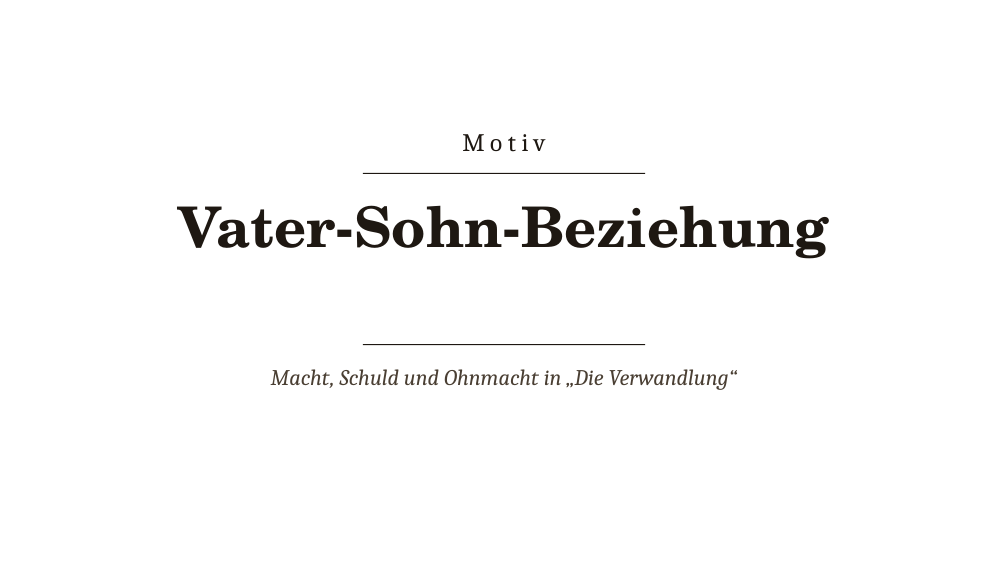
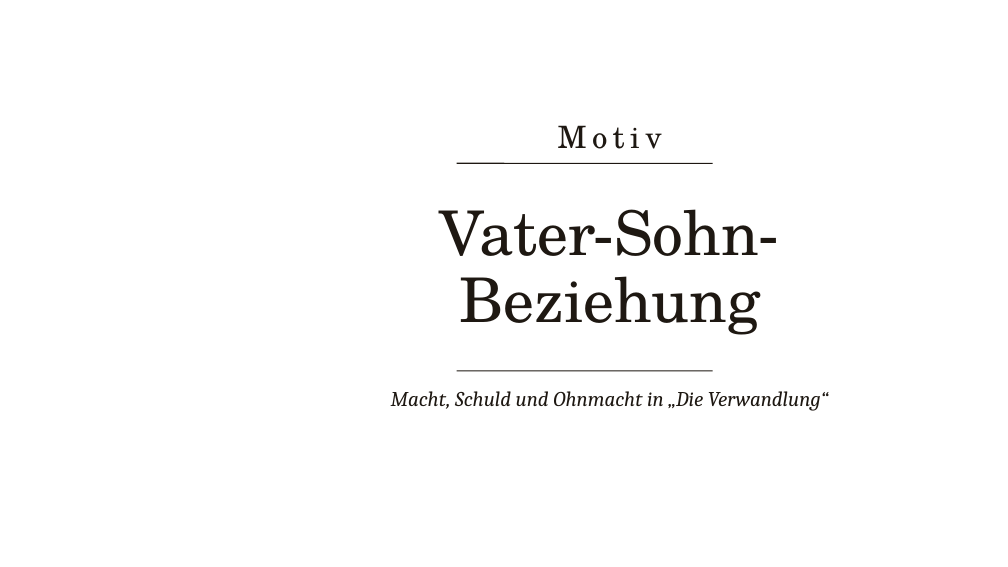
Before and after one commit to Julian-1709/-pr-sentation, a slide deck: slide 1 of Vater-Sohn-Beziehung.pptx. Drawn at 1008x567 pixels with LibreOffice and Linux fonts; fonts in the diff are those of the drawing; background and template pictures are left out. Boxes give left, top, right and bottom in pixels: in the first picture for what was removed or moved away, otherwise in the second. Text is boxed around its words. In the diff, an @@ line names an element or a change of style, - is before the commit and + after.

```diff
--- a/Vater-Sohn-Beziehung.pptx
+++ b/Vater-Sohn-Beziehung.pptx
@@ text "Motiv": place and size @@
-text "Motiv" at [462,134,545,152]
+text "Motiv" at [558,125,662,149]
@@ text "Motiv" at [558,125,662,149]: size 18 to 22 pt, font Cambria to TeX Gyre Schola @@
@@ title "Vater-Sohn-" at [440,209,780,335]: vertical alignment top to middle @@
@@ line moved from (363, 173) - (645, 173) to (457, 163) - (713, 163) @@
@@ title at [440,209,780,335]: text changed; size 40 to 44 pt; bold off @@
-Vater-Sohn-Beziehung
+Vater-Sohn-
+Beziehung
@@ text "Macht, Schuld und Ohnmacht in ...": place and size @@
-text "Macht, Schuld und Ohnmacht in ..." at [271,369,737,390]
+text "Macht, Schuld und Ohnmacht in ..." at [391,391,829,411]
@@ text "Macht, Schuld und Ohnmacht in ..." at [391,391,829,411]: size 16 to 15 pt, text colour #4A3F33 to #1E1812 @@
@@ line moved from (363, 345) - (645, 345) to (457, 371) - (713, 371) @@
```
Also in this commit, not shown: 5 other slides changed, 9 other files.
